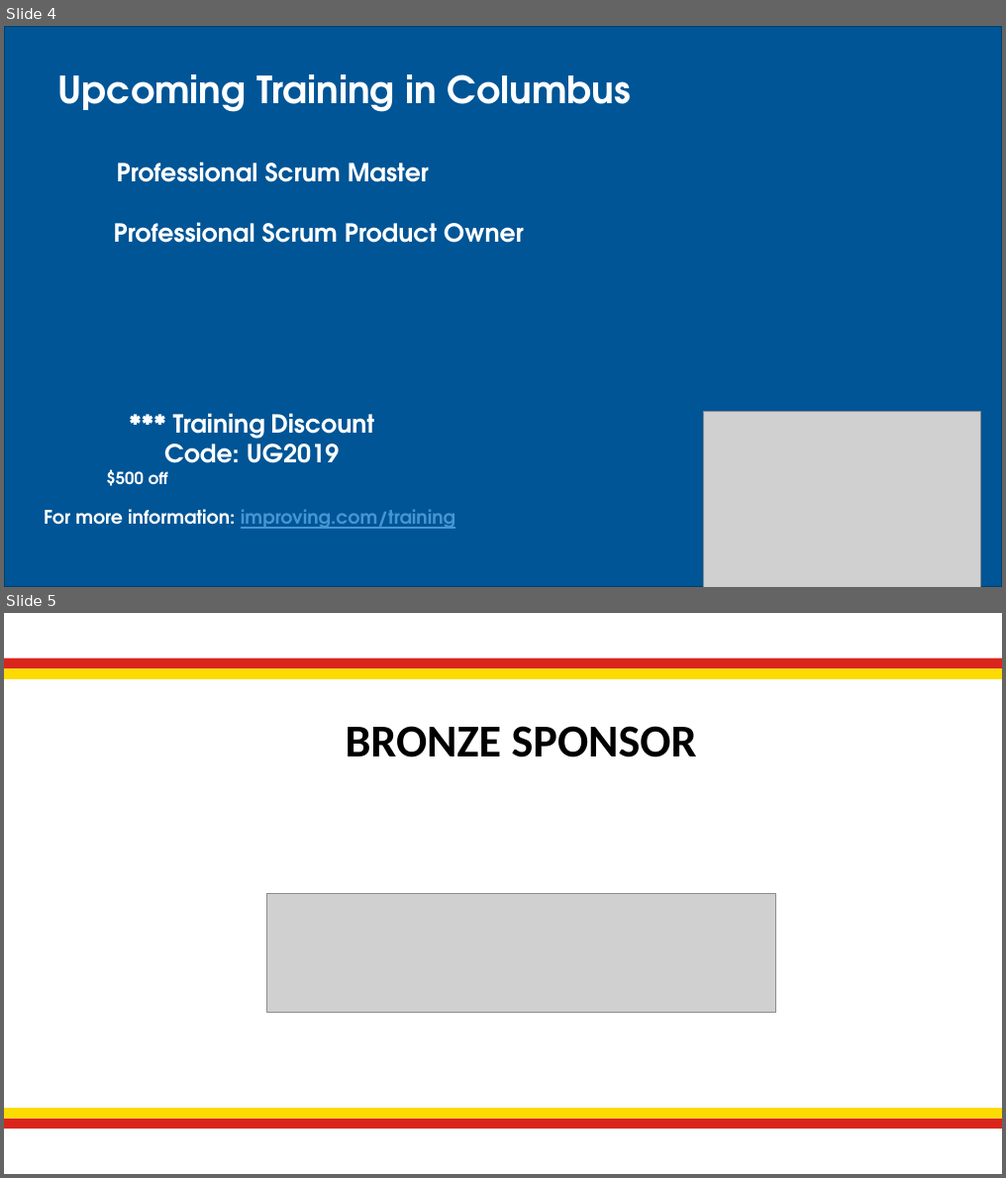
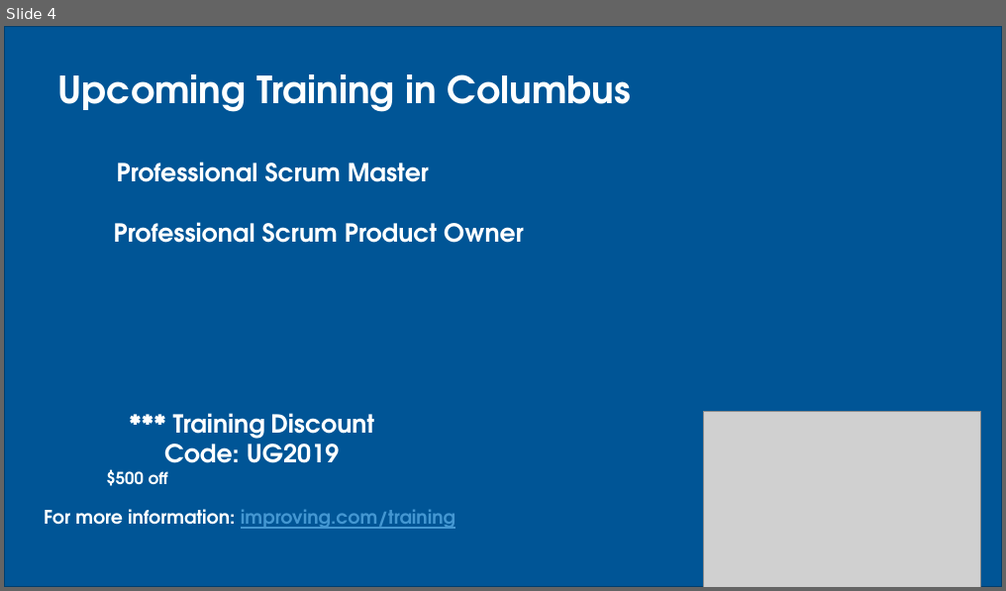
Before and after one commit to JavaScriptandFriends/VueMeetup, a slide deck: PreMeeting.pptx. Shown one above the other, each under a label of ours: slides 4 and 5 before the commit, slide 4 after it. The pictures are 1006x1178 and 1006x591 pixels, drawn with LibreOffice and Linux fonts; fonts in the diff are those of the drawing; grey boxes stand for pictures; background and template pictures are left out. Boxes give left, top, right and bottom in pixels: in the first picture for what was removed or moved away, otherwise in the second. Text is boxed around its words. In the diff, an @@ line names an element or a change of style, - is before the commit and + after.

```diff
--- a/PreMeeting.pptx
+++ b/PreMeeting.pptx
@@ slide 5 removed at bbox=[4, 613, 1002, 1174], background #FFFFFF @@
@@ rectangle removed at bbox=[4, 659, 1002, 669] @@
@@ rectangle removed at bbox=[4, 668, 1002, 679] @@
@@ title removed at bbox=[346, 726, 697, 758] @@
-BRONZE SPONSOR
@@ picture removed at bbox=[266, 894, 775, 1013] @@
@@ rectangle removed at bbox=[4, 1109, 1002, 1119] @@
@@ rectangle removed at bbox=[4, 1118, 1002, 1129] @@
```
Also in this commit, not shown: 3 slides changed, 1 other slide removed.
